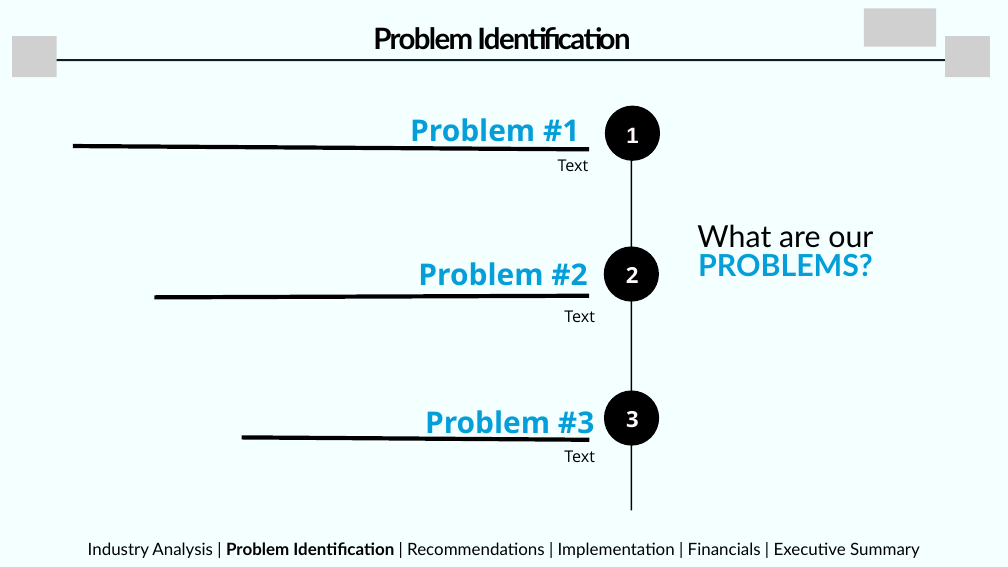
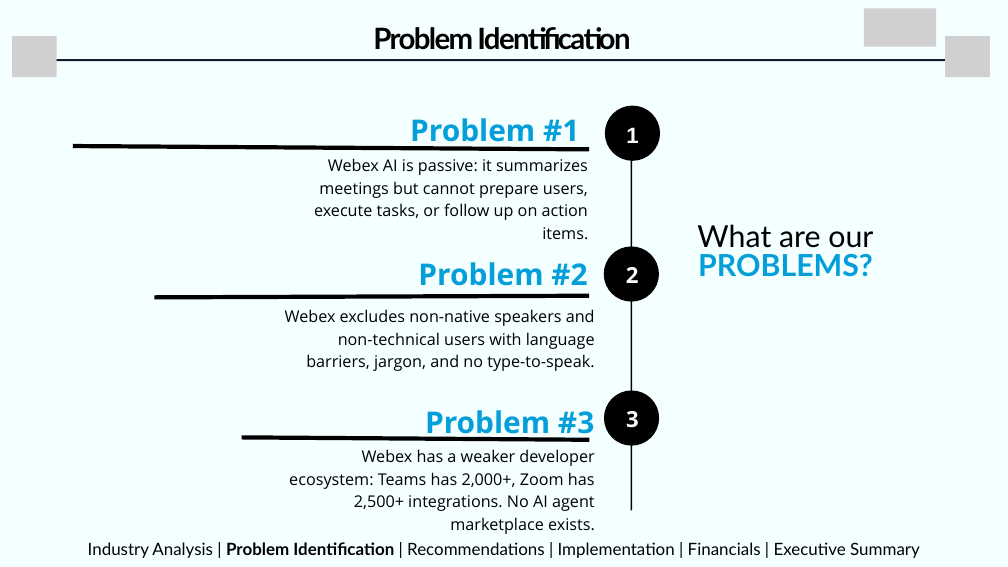
Before and after one commit to thenaivedetective/sp500-stock-performance, a slide deck: slide 5 of attached_assets/Cisco_Webex_Case_Comp_By_Agentix_Consulting_1772854922433.pptx. Drawn at 1008x567 pixels with LibreOffice and Linux fonts; fonts in the diff are those of the drawing; grey boxes stand for pictures. Boxes give left, top, right and bottom in pixels: in the first picture for what was removed or moved away, otherwise in the second. Text is boxed around its words. In the diff, an @@ line names an element or a change of style, - is before the commit and + after.

```diff
--- a/attached_assets/Cisco_Webex_Case_Comp_By_Agentix_Consulting_1772854922433.pptx
+++ b/attached_assets/Cisco_Webex_Case_Comp_By_Agentix_Consulting_1772854922433.pptx
@@ text at [314, 158, 588, 239]: text changed @@
-Text
+Webex AI is passive: it summarizes meetings but cannot prepare users, execute tasks, or follow up on action items.
@@ text at [285, 309, 595, 371]: text changed @@
-Text
+Webex excludes non-native speakers and non-technical users with language barriers, jargon, and no type-to-speak.
@@ text at [289, 449, 595, 534]: text changed @@
-Text
+Webex has a weaker developer ecosystem: Teams has 2,000+, Zoom has 2,500+ integrations. No AI agent marketplace exists.
```
Also in this commit, not shown: 12 other slides changed, 1 slide added, 1 slide removed, 2 other files.
